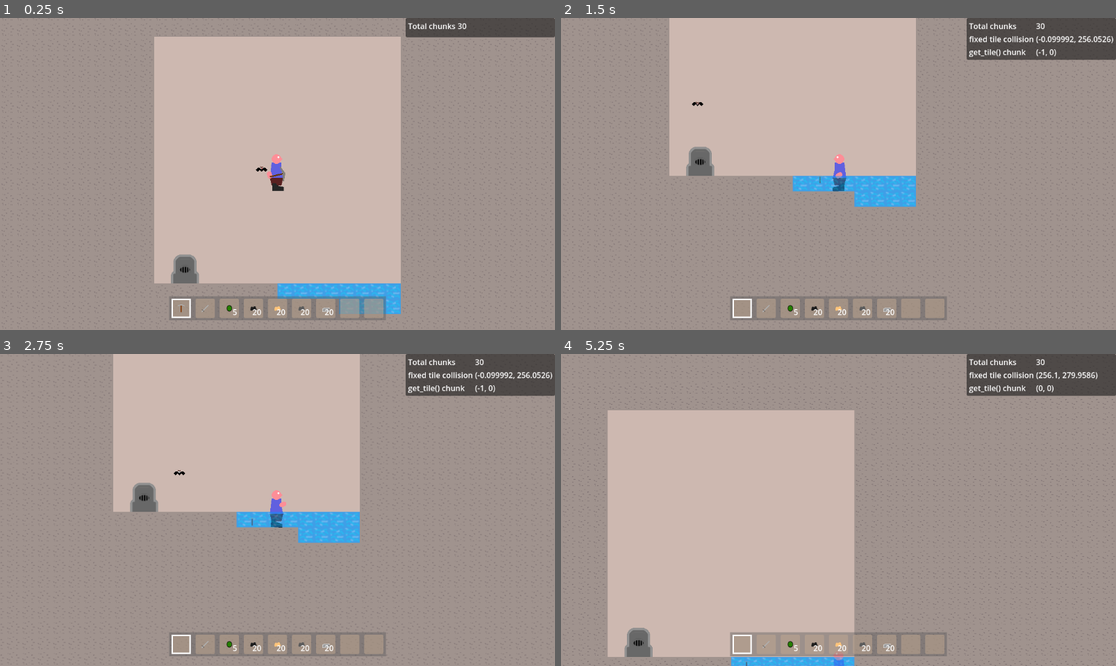
Above: before the commit, frames 1-4 (two rows, left to right).
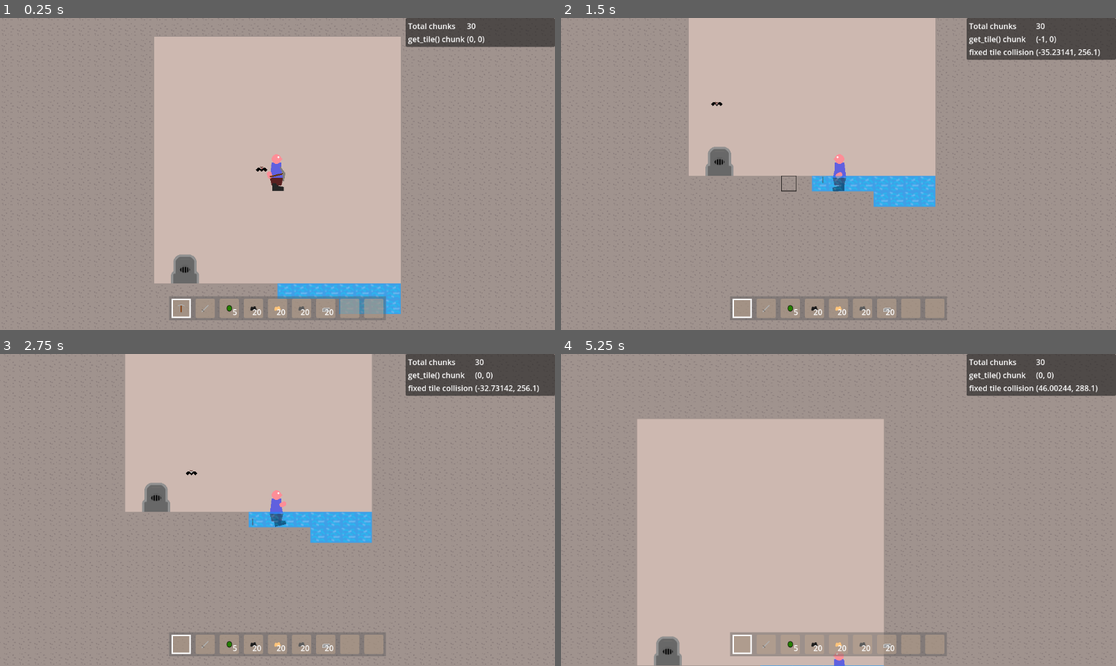
Above: after the commit, the same moments.

Repository: Griiimon/2D-Mining-Sandbox
Game: Godot game, scene res://scenes/test_game.tscn
Same seed, same stepped clock (60 frames per second), same inputs: the game is played once before the commit and once after it. The engine's default icon, where the game draws it, is replaced by a stand-in: a white triangle on a blue panel in a dark square.
Inputs (mouse positions are in pixels of both pictures, inside the frame that each line leads up to):
- Up to frame 1 (0.25 s): no input
- Up to frame 2 (1.5 s): move the mouse to (960, 158) at 0.52 s; hold Up (jump) 0.53-1.28 s; hold D (right) from 0.53 s (still down); click (960, 158) at 0.67 s; move the mouse to (727, 189) at 1.27 s; tap X (drop_item) at 1.35 s
- Up to frame 3 (2.75 s): tap Up (jump) at 1.52, 1.55, 1.82 s; move the mouse to (333, 441) at 2.02 s; release D (right) at 2.03 s; hold A (left) from 2.03 s (still down); hold Up (jump) from 2.03 s (still down); tap F (interact) at 2.1 s
- Up to frame 4 (5.25 s): move the mouse to (810, 572) at 2.77 s; release A (left) at 2.78 s; release Up (jump) at 2.78 s; hold D (right) 2.78-4.28 s; tap E (next_hotbar_item) at 2.85 s; click (810, 572) at 2.92 s; tap Up (jump) at 3.02, 3.05, 3.32, 4.52, 4.55, 4.82 s; move the mouse to (1005, 556) at 3.52 s; hold Up (jump) 3.53-4.28 s; tap Q (previous_hotbar_item) at 3.6 s; move the mouse to (672, 463) at 4.27 s; hold A (left) 4.28-5.03 s; tap K (toggle_free_cam) at 4.35 s; move the mouse to (866, 510) at 5.02 s; hold D (right) from 5.03 s (still down); hold Up (jump) from 5.03 s (still down); click (866, 510) at 5.17 s

The runs differ from the first frame. In frame 1, 0.9% of the frame differs, in the area x 73-100%, y 1-10%; in frame 2, 6.1%; in frame 3, 4.3%; in frame 4, 12%, in the area x 0-100%, y 0-100%.

Commit message:
swimming

Diff:
--- a/project.godot
+++ b/project.godot
@@ -74,6 +74,12 @@
 "events": [Object(InputEventKey,"resource_local_to_scene":false,"resource_name":"","device":-1,"window_id":0,"alt_pressed":false,"shift_pressed":false,"ctrl_pressed":false,"meta_pressed":false,"pressed":false,"keycode":0,"physical_keycode":75,"key_label":0,"unicode":107,"echo":false,"script":null)
 ]
 }
+down={
+"deadzone": 0.5,
+"events": [Object(InputEventKey,"resource_local_to_scene":false,"resource_name":"","device":-1,"window_id":0,"alt_pressed":false,"shift_pressed":false,"ctrl_pressed":false,"meta_pressed":false,"pressed":false,"keycode":0,"physical_keycode":83,"key_label":0,"unicode":115,"echo":false,"script":null)
+, Object(InputEventKey,"resource_local_to_scene":false,"resource_name":"","device":-1,"window_id":0,"alt_pressed":false,"shift_pressed":false,"ctrl_pressed":false,"meta_pressed":false,"pressed":false,"keycode":0,"physical_keycode":4194322,"key_label":0,"unicode":0,"echo":false,"script":null)
+]
+}
 
 [layer_names]
 
--- a/scenes/player.tscn
+++ b/scenes/player.tscn
@@ -7,6 +7,7 @@
 [ext_resource type="PackedScene" uid="uid://b4uyq2o7u54dp" path="res://scenes/ui/player_ui.tscn" id="4_8hau5"]
 [ext_resource type="Script" path="res://scripts/player/hand.gd" id="4_wxlyd"]
 [ext_resource type="PackedScene" uid="uid://dcor34lsh3lfc" path="res://scenes/hand items/virtual_projectile_thrower.tscn" id="5_f18j0"]
+[ext_resource type="PackedScene" uid="uid://kp5ss4gudwu3" path="res://scenes/components/tile_detector.tscn" id="7_4vqib"]
 
 [sub_resource type="RectangleShape2D" id="RectangleShape2D_wumd6"]
 size = Vector2(40, 60)
@@ -260,6 +261,8 @@
 script = ExtResource("1_ucsv2")
 speed = 100.0
 jump_velocity = -300.0
+swim_speed = 30.0
+swim_damping = 1.0
 loadout = ExtResource("2_ufm6i")
 body = NodePath("Body")
 look_pivot = NodePath("Body/Look Pivot")
@@ -357,6 +360,12 @@
 position = Vector2(0, -2)
 shape = SubResource("CapsuleShape2D_nwn3q")
 
+[node name="Low Tile Detector" parent="." instance=ExtResource("7_4vqib")]
+position = Vector2(0, 25)
+
+[node name="High Tile Detector" parent="." instance=ExtResource("7_4vqib")]
+position = Vector2(0, -15)
+
 [node name="Player UI" parent="." instance=ExtResource("4_8hau5")]
 
 [connection signal="animation_finished" from="AnimationPlayer Hand" to="." method="_on_animation_player_hand_animation_finished"]
--- a/scripts/player/player.gd
+++ b/scripts/player/player.gd
@@ -3,9 +3,12 @@
 
 const DROP_THROW_FORCE= 300
 
-@export var speed = 300.0
-@export var jump_velocity = -400.0
-@export var mining_speed= 1.0
+@export var speed: float = 300.0
+@export var jump_velocity: float = -400.0
+@export var mining_speed: float= 1.0
+@export var swim_speed: float= 100.0
+@export var swim_acceleration: float= 1.0
+@export var swim_damping: float= 0.1
 @export var freeze: bool= false
 @export var loadout: PlayerLoadout
 
@@ -26,6 +29,8 @@
 @onready var animation_player_feet = $"AnimationPlayer Feet"
 
 @onready var ui: UI= $"Player UI"
+@onready var low_tile_detector: TileDetector = $"Low Tile Detector"
+@onready var high_tile_detector: TileDetector = $"High Tile Detector"
 
 
 var gravity = ProjectSettings.get_setting("physics/2d/default_gravity")
@@ -50,6 +55,7 @@
 var is_charging: bool= false: set= set_charging
 var charge_primary: bool= true
 var total_charge: float
+
 
 
 func _ready():
@@ -116,17 +122,27 @@
 
 
 func movement(delta):
+	if is_swimming():
+		swim(delta)
+		return
+
 	if not is_on_floor():
-		velocity.y += gravity * delta
-
-	var direction = Input.get_axis("left", "right")
+		if low_tile_detector.is_in_fluid():
+			velocity.y+= gravity / 20 * delta
+		else:
+			velocity.y+= gravity * delta
+
+	var max_speed: float= get_max_speed()
+
+	var direction= Input.get_axis("left", "right")
 	if direction:
-		velocity.x = direction * speed
-	else:
-		velocity.x = move_toward(velocity.x, 0, speed)
+		velocity.x= direction * max_speed
+	else:
+		#velocity.x= move_toward(velocity.x, 0, speed)
+		velocity.x= 0
 
 	if Input.is_action_just_pressed("jump") and is_on_floor():
-		velocity.y = jump_velocity
+		velocity.y= jump_velocity
 		animation_player_feet.play("jump")
 	elif is_on_floor():
 		if abs(velocity.x) > 0:
@@ -135,6 +151,23 @@
 			animation_player_feet.play("RESET")
 
 	move_and_slide()
+
+
+func swim(delta):
+	animation_player_feet.play("RESET")
+
+	var direction= Input.get_axis("left", "right")
+	if direction:
+		velocity.x= move_toward(velocity.x, direction * swim_speed, swim_acceleration)
+
+	if Input.is_action_pressed("jump"):
+		velocity.y= -swim_speed
+	elif Input.is_action_pressed("down") and not is_on_floor():
+		velocity.y= swim_speed
+
+	move_and_slide()
+
+	velocity*= 1 - delta * swim_damping
 
 
 func interaction_logic():
@@ -392,3 +425,16 @@
 func set_charging(b: bool):
 	is_charging= b
 	total_charge= 0
+
+
+func is_swimming()-> bool:
+	return low_tile_detector.is_in_fluid() and high_tile_detector.is_in_fluid()
+
+
+func get_max_speed()-> float:
+	var result: float= speed
+
+	if low_tile_detector.is_in_fluid() or high_tile_detector.is_in_fluid():
+		result/= 2
+
+	return result
Not shown: 1 places in scenes/player.tscn that only renumber resources
